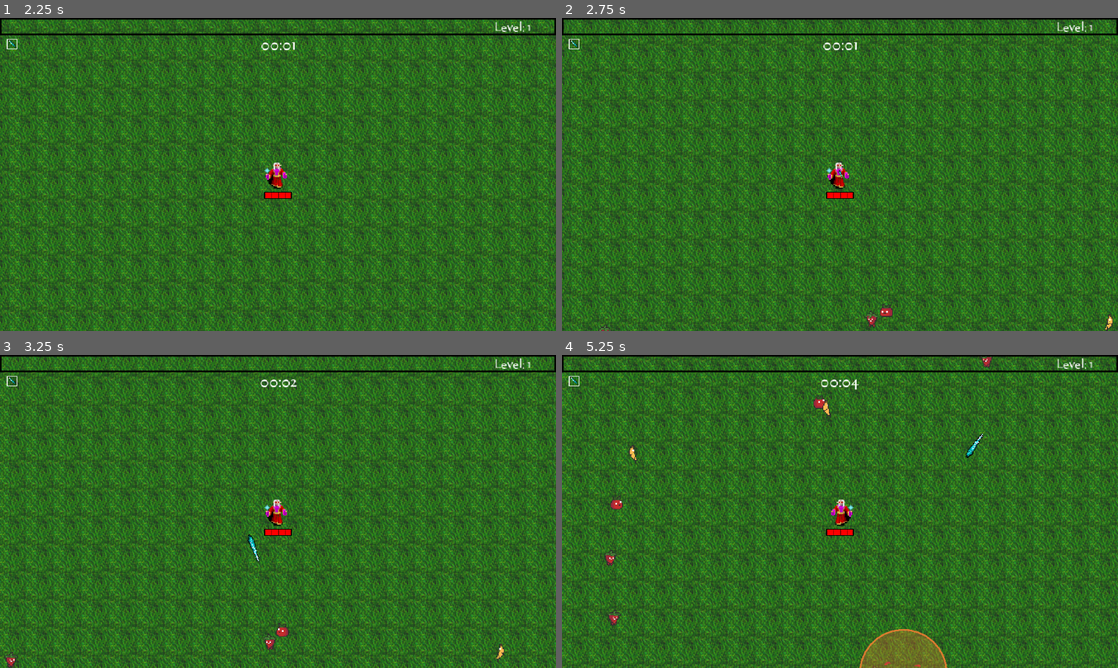
Above: before the commit, frames 1-4 (two rows, left to right).
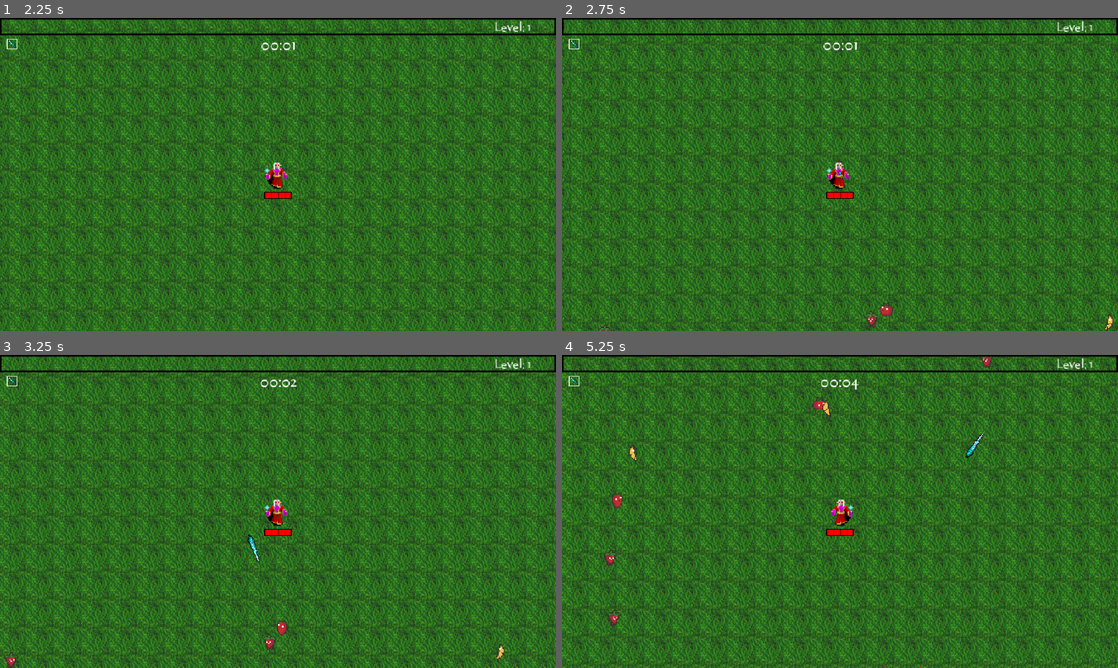
Above: after the commit, the same moments.

Repository: liduwang0/SurvivorsClone_Complete-main
Game: Godot game, scene res://TitleScreen/menu.tscn
Two runs of this game, one before a commit and one after it. Both use one fixed random seed, a clock stepped at 60 frames per second and the inputs below. Sound files missing from this copy of the repository are replaced by a short silence.
Inputs (mouse positions are in pixels of both pictures, inside the frame that each line leads up to):
- Up to frame 1 (2.25 s): click "Play" at 0.5 s; move the mouse to (400, 158) at 1.27 s; hold D (right) 1.28-2.03 s; click (400, 158) at 1.35 s; move the mouse to (166, 190) at 2.02 s; hold S (down) from 2.03 s (still down); click (166, 190) at 2.1 s
- Up to frame 2 (2.75 s): keep holding S (down)
- Up to frame 3 (3.25 s): move the mouse to (333, 442) at 2.77 s; release S (down) at 2.78 s; hold D (right) from 2.78 s (still down); click (333, 442) at 2.85 s
- Up to frame 4 (5.25 s): move the mouse to (812, 574) at 3.52 s; release D (right) at 3.53 s; hold W (up) 3.53-4.28 s; click (812, 574) at 3.6 s; move the mouse to (1006, 558) at 4.27 s; hold A (left) from 4.28 s (still down); click (1006, 558) at 4.35 s; move the mouse to (673, 464) at 5.02 s; click (673, 464) at 5.1 s

Frame 1 is identical in both runs. In frame 2, less than 0.1% of the frame differs, in the area x 57-60%, y 90-96%; in frame 3, less than 0.1%; in frame 4, 1.6%, in the area x 8-70%, y 12-100%.

Commit message:
added before explode animation for tomato

Diff:
--- a/Enemy/enemy_explode.gd
+++ b/Enemy/enemy_explode.gd
@@ -58,11 +58,11 @@
 	$HitBox.monitoring = false
 
 		# 先播放受伤动画
-	if anim.has_animation("hurt"):
-		anim.play("hurt")
+	if anim.has_animation("attack"):
+		anim.play("attack")
 
 		# 简单闪烁效果
-		var flash_count = 5  # 闪烁5次
+		var flash_count = 4  # 闪烁5次
 		for i in range(flash_count):
 			sprite.modulate = Color(1, 0.3, 0.3, 1)  # 变红
 			await get_tree().create_timer(0.1).timeout
--- a/Enemy/enemy_tomato.tscn
+++ b/Enemy/enemy_tomato.tscn
@@ -75,9 +75,27 @@
 "values": [18, 19, 20, 21]
 }
 
+[sub_resource type="Animation" id="Animation_po1tl"]
+resource_name = "attack"
+length = 0.8
+step = 0.1
+tracks/0/type = "value"
+tracks/0/imported = false
+tracks/0/enabled = true
+tracks/0/path = NodePath("Sprite2D:frame")
+tracks/0/interp = 1
+tracks/0/loop_wrap = true
+tracks/0/keys = {
+"times": PackedFloat32Array(0, 0.1, 0.2, 0.3, 0.4, 0.5, 0.6, 0.7),
+"transitions": PackedFloat32Array(1, 1, 1, 1, 1, 1, 1, 1),
+"update": 1,
+"values": [27, 28, 29, 30, 31, 32, 33, 34]
+}
+
 [sub_resource type="AnimationLibrary" id="AnimationLibrary_regpg"]
 _data = {
 &"RESET": SubResource("Animation_xfnyu"),
+&"attack": SubResource("Animation_po1tl"),
 &"dead": SubResource("Animation_yteaa"),
 &"hurt": SubResource("Animation_l5ux5"),
 &"walk": SubResource("Animation_w8hns")
@@ -111,7 +129,6 @@
 libraries = {
 &"": SubResource("AnimationLibrary_regpg")
 }
-speed_scale = 1.5
 
 [node name="HurtBox" parent="." instance=ExtResource("3_56dop")]
 collision_mask = 4
Not shown: 1 places in Enemy/enemy_tomato.tscn that only renumber resources
